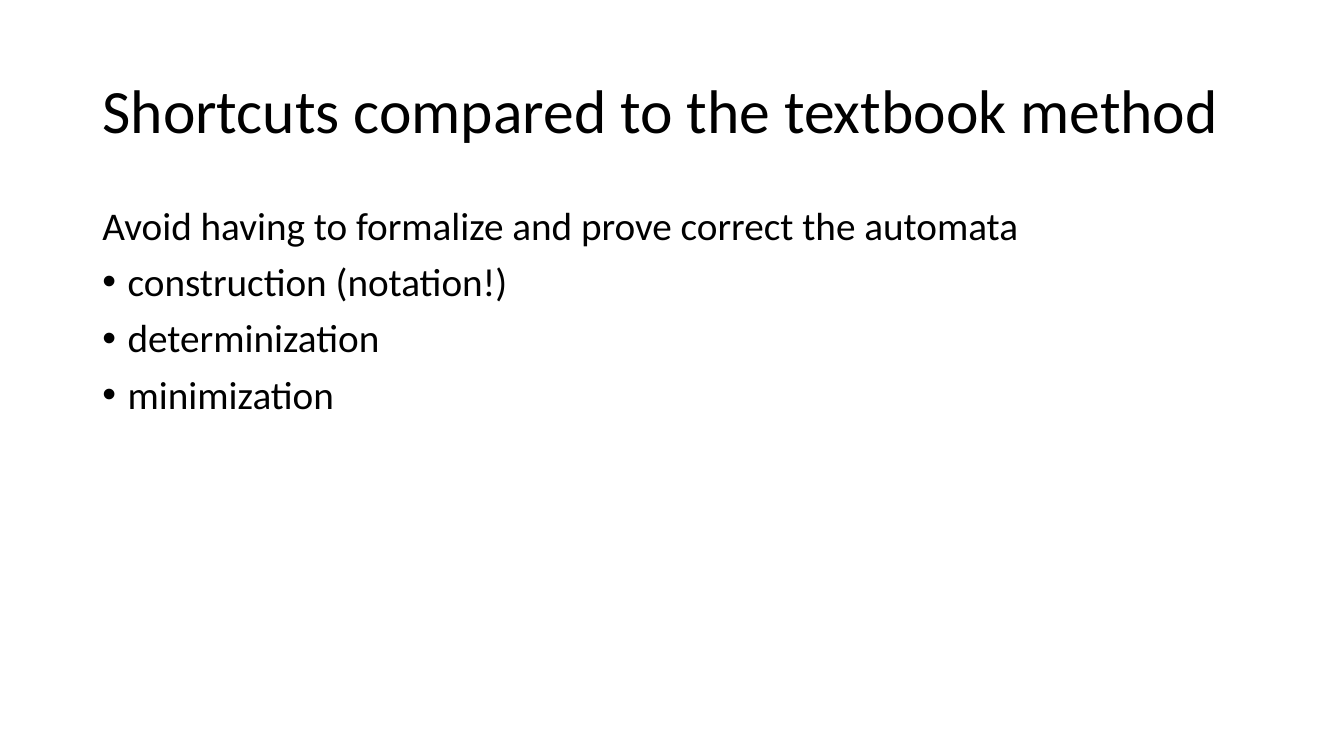
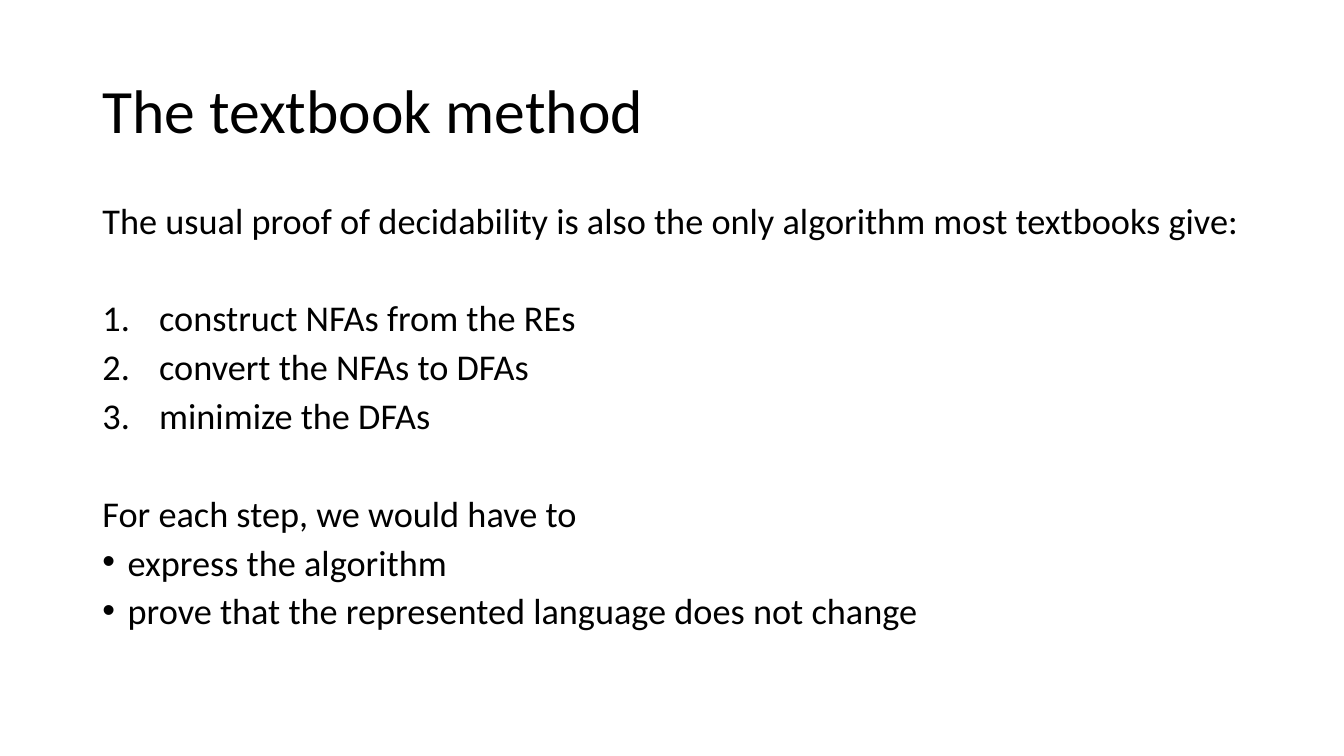
Before and after one commit to Helli/fds_seminar, a slide deck: slide 3 of slides.pptx. Drawn at 1344x756 pixels with LibreOffice and Linux fonts; fonts in the diff are those of the drawing. Boxes give left, top, right and bottom in pixels: in the first picture for what was removed or moved away, otherwise in the second. Text is boxed around its words. In the diff, an @@ line names an element or a change of style, - is before the commit and + after.

```diff
--- a/slides.pptx
+++ b/slides.pptx
@@ title at (102, 90, 643, 134): text changed @@
-Shortcuts compared to the textbook method
+The textbook method
@@ text at (102, 208, 1238, 631): text changed; size 28 to 25.9 pt @@
-Avoid having to formalize and prove correct the automata
-• construction (notation!)
-• determinization
-• minimization
+The usual proof of decidability is also the only algorithm most textbooks give:
+1. construct NFAs from the REs
+2. convert the NFAs to DFAs
+3. minimize the DFAs
+For each step, we would have to
+• express the algorithm
+• prove that the represented language does not change
```
Also in this commit, not shown: 2 other slides changed, 1 slide added.
